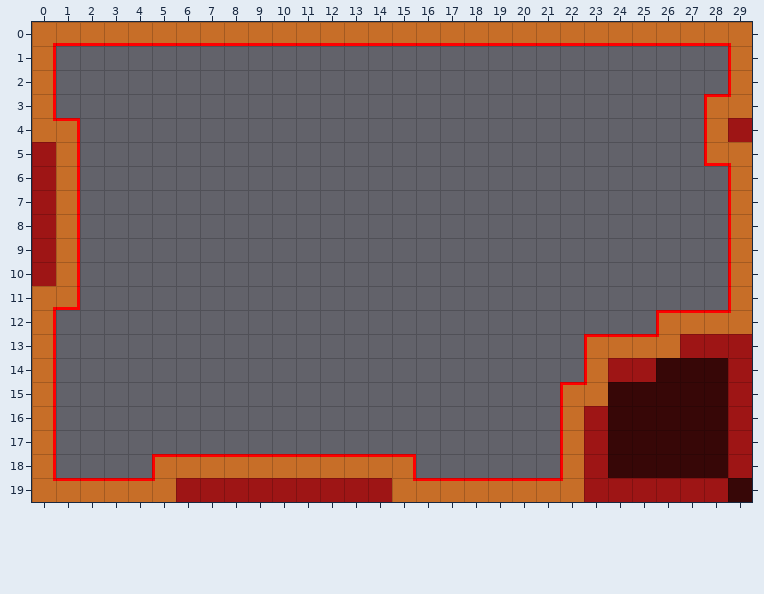
Level history. Tiled map: Tiled/Maps/sample.tmx. Above is the file before it was changed.
Cells are 16x16 px. Shown: x 0..29, y 0..19.
New version:
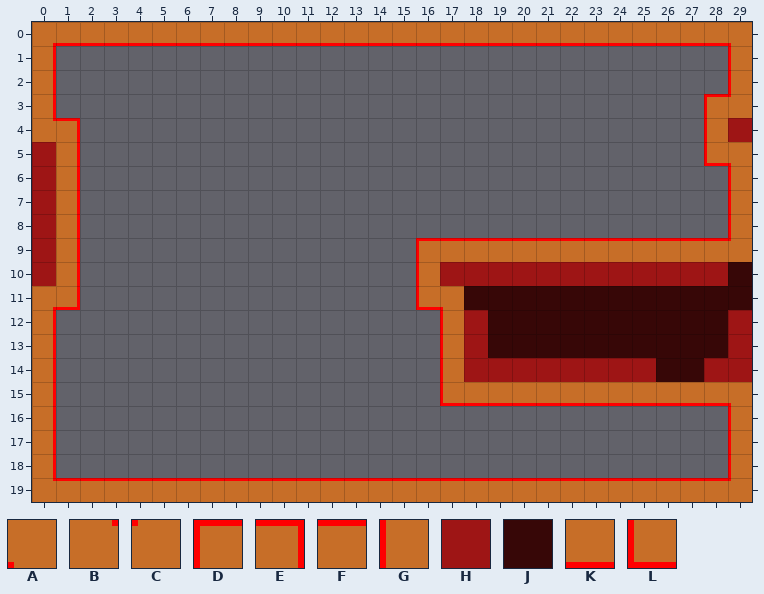
Key: from "Template": A 23, B 33, C 34, D 36, E 43, F 52, G 59, H 60, J 72, K 104, L 113.
_ is an empty cell.
What changed:
Layer "Template":
Tile H becomes tile A in row 15 at x 29.
The author put tile A in row 11 at x 17.
Tile G becomes tile C in row 9 at x 29.
Tile J becomes tile C in row 19 at x 29.
The author put tile D in row 9 at x 16.
Tile B becomes tile F in row 19 at x 15.
Tile C becomes tile F in row 19 at x 5 and 22.
Tile H becomes tile F in row 19 at x 6 to 14 and 23 to 28.
The author put tile F in row 9 at x 17 to 28.
Tile H becomes tile G in rows 16 to 18 at x 29.
The author put tile G in row 10 at x 16; in rows 12 to 14 at x 17.
Tile C becomes tile H in row 12 at x 29.
Tile G becomes tile H in row 14 at x 23.
Tile J becomes tile H in row 14 at x 28.
The author put tile H in row 10 at x 17 to 28; in rows 12 to 13 at x 18; in row 14 at x 18 to 22.
Tile C becomes tile J in row 13 at x 26.
Tile D becomes tile J in row 12 at x 26; in row 13 at x 23.
Tile F becomes tile J in row 12 at x 27 to 28; in row 13 at x 24 to 25.
Tile G becomes tile J in rows 10 to 11 at x 29.
Tile H becomes tile J in row 13 at x 27 to 28.
The author put tile J in row 11 at x 18 to 28; in row 12 at x 19 to 25; in row 13 at x 19 to 22.
Tile C becomes tile K in row 15 at x 23.
Tile D becomes tile K in row 15 at x 22.
Tile J becomes tile K in row 15 at x 24 to 28.
The author put tile K in row 15 at x 18 to 21.
The author put tile L in row 11 at x 16; in row 15 at x 17.
Tile D is gone in row 18 at x 5.
Tile E is gone in row 18 at x 15.
Tile F is gone in row 18 at x 6 to 14.
Tile G is gone in rows 16 to 18 at x 22.
Tile H is gone in rows 16 to 18 at x 23.
Tile J is gone in rows 16 to 18 at x 24 to 28.
Where, in picture pixels (left, top, right, bottom), the same in both pictures:
changed: (416, 238, 752, 502)
changed: (152, 454, 416, 502)
